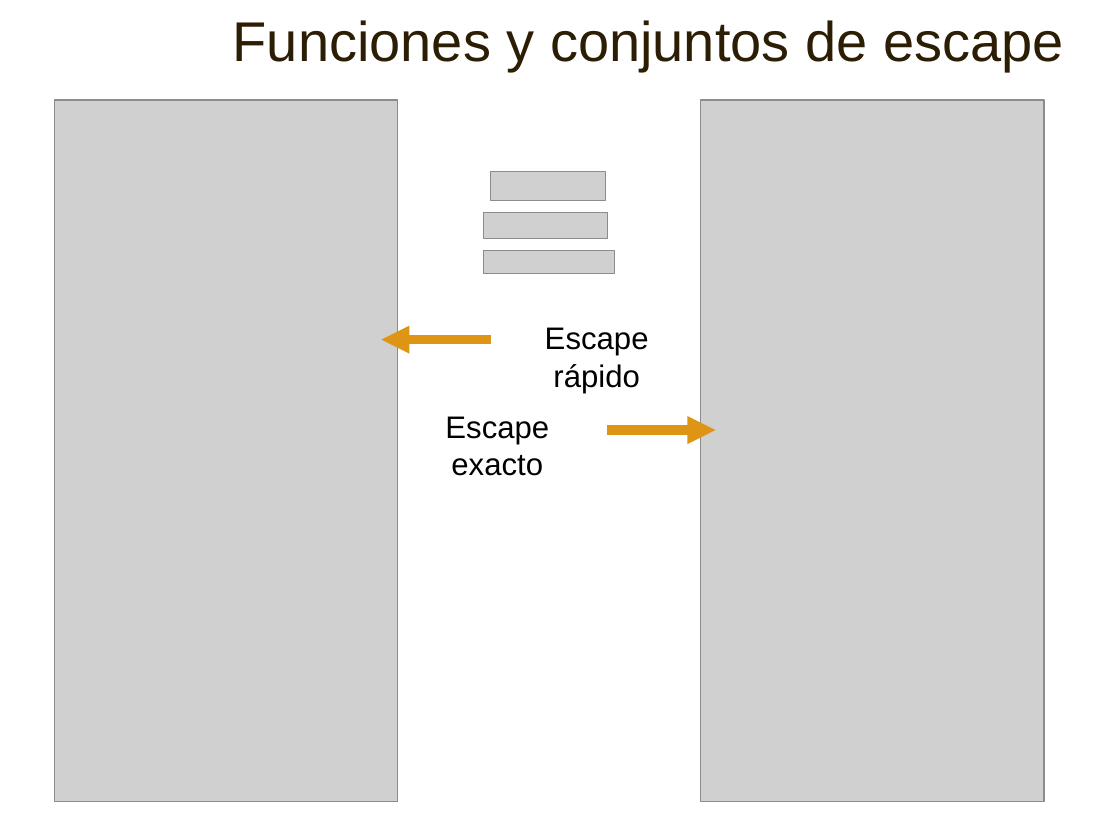
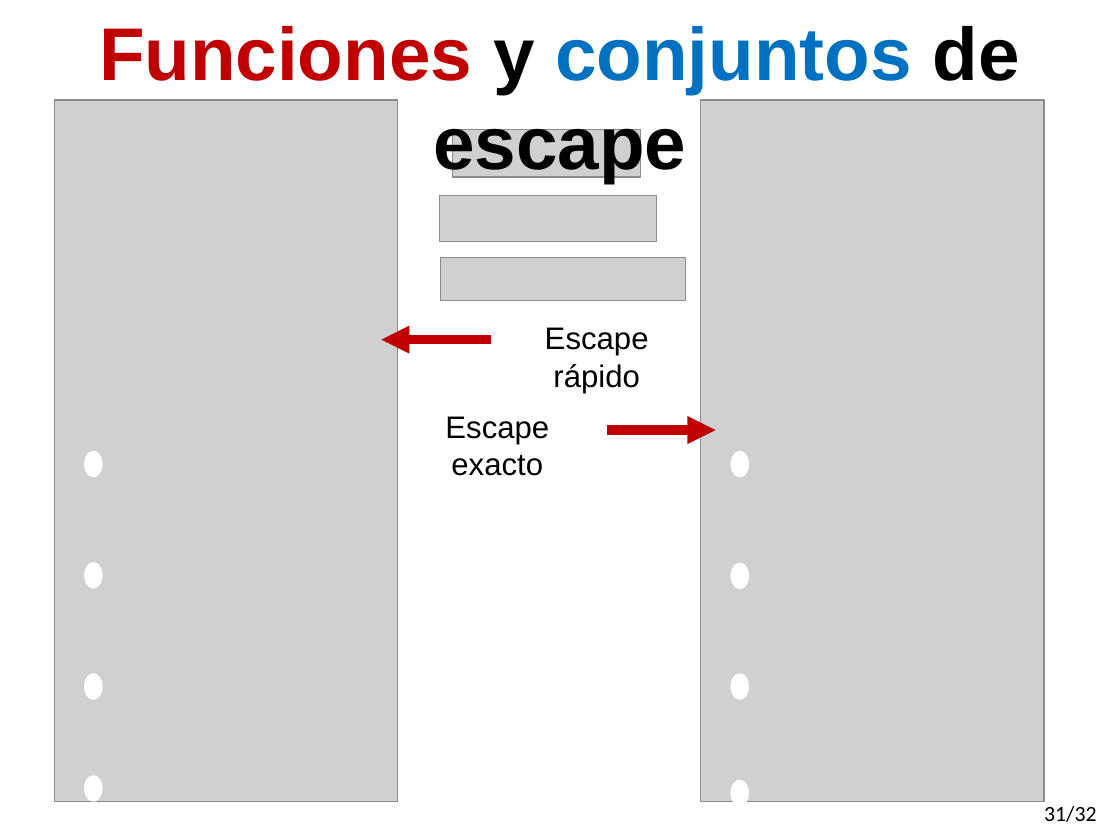
Before and after one commit to gasparalfaro/Tesis-Tesis, a slide deck: slide 32 of Presentacion/Thesis Presentation Gaspar Alfaro.pptx (slide 25 before the commit). Drawn at 1120x840 pixels with LibreOffice and Linux fonts; fonts in the diff are those of the drawing; grey boxes stand for pictures. Boxes give left, top, right and bottom in pixels: in the first picture for what was removed or moved away, otherwise in the second. Text is boxed around its words. In the diff, an @@ line names an element or a change of style, - is before the commit and + after.

```diff
--- a/Presentacion/Thesis Presentation Gaspar Alfaro.pptx
+++ b/Presentacion/Thesis Presentation Gaspar Alfaro.pptx
@@ text "Funciones y conjuntos de escape" at bbox=[99, 26, 1020, 183]: size 36 to 48 pt, bold on; text colour #2C1E04 to #C00000 in "Funciones"; text colour #2C1E04 to #000000 in "y de escape"; text colour #2C1E04 to #0070C0 in "conjuntos"; alignment right to centre; list level 2 to 1 in "Funciones y conjuntos de escape" @@
@@ picture: place and size @@
-picture at bbox=[491, 171, 606, 200]
+picture at bbox=[452, 130, 641, 177]
@@ picture: place and size @@
-picture at bbox=[484, 212, 608, 239]
+picture at bbox=[439, 195, 656, 242]
@@ picture: place and size @@
-picture at bbox=[484, 250, 615, 273]
+picture at bbox=[440, 258, 685, 301]
@@ arrow (491, 339) - (381, 339): stroke #DE9415 6 pt to #C00000 6 pt @@
@@ arrow (607, 430) - (716, 430): stroke #DE9415 6 pt to #C00000 6 pt @@
@@ ellipse added at bbox=[84, 451, 103, 478], fill #FFFFFF @@
@@ ellipse added at bbox=[730, 451, 749, 478], fill #FFFFFF @@
@@ ellipse added at bbox=[84, 562, 103, 589], fill #FFFFFF @@
@@ ellipse added at bbox=[730, 562, 749, 589], fill #FFFFFF @@
@@ ellipse added at bbox=[84, 673, 103, 700], fill #FFFFFF @@
@@ ellipse added at bbox=[730, 673, 749, 700], fill #FFFFFF @@
@@ ellipse added at bbox=[84, 775, 103, 802], fill #FFFFFF @@
@@ ellipse added at bbox=[730, 780, 749, 806], fill #FFFFFF @@
@@ page number added at bbox=[1044, 806, 1097, 822], 14 pt, text #000000 @@
+31/32
```
Also in this commit, not shown: 34 other slides changed, 23 slides added, 6 slides removed.
